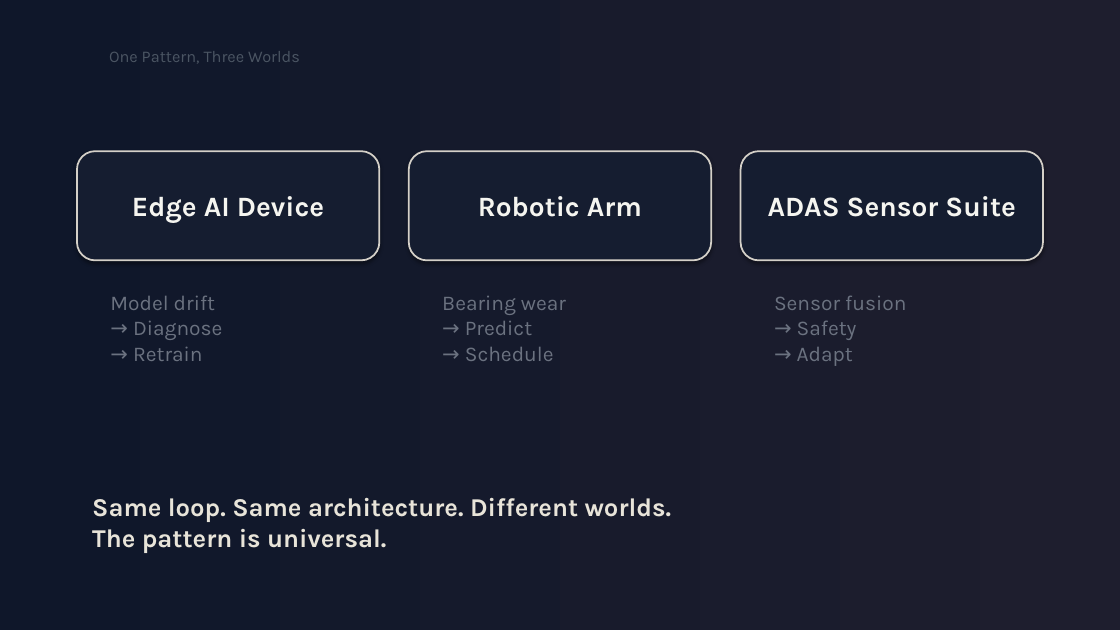
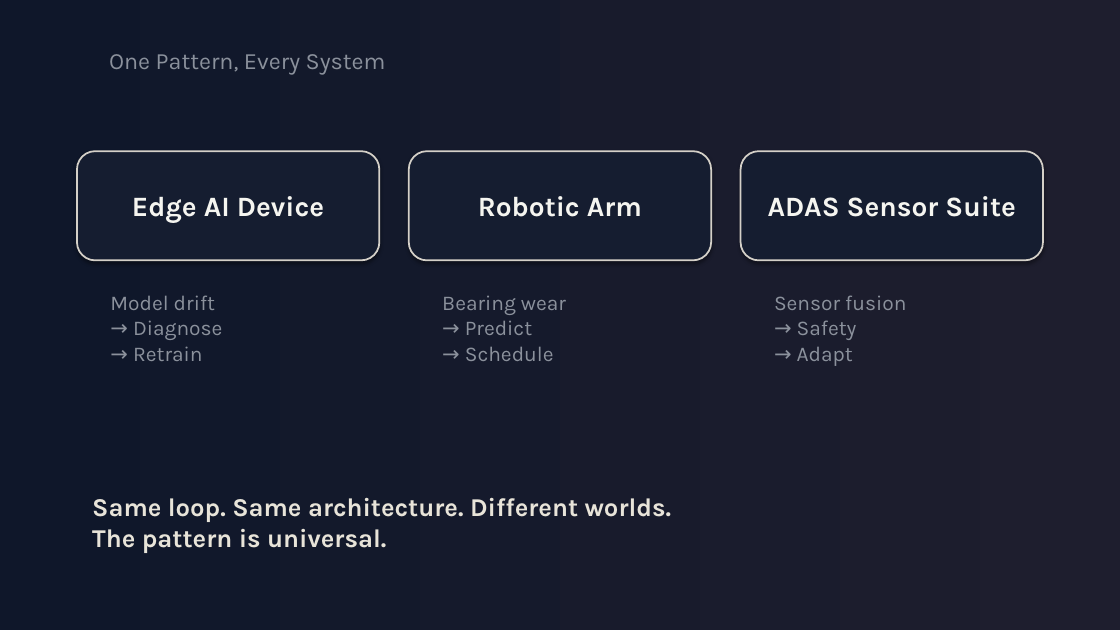
Before and after one commit to Anthony50102/MicroUSPresentation, a slide deck: slide 16 of presentation/presentation-v4-gradient-noir.pptx (slide 15 before the commit). Drawn at 1120x630 pixels with LibreOffice and Linux fonts; fonts in the diff are those of the drawing. Boxes give left, top, right and bottom in pixels: in the first picture for what was removed or moved away, otherwise in the second. Text is boxed around its words. In the diff, an @@ line names an element or a change of style, - is before the commit and + after.

```diff
--- a/presentation/presentation-v4-gradient-noir.pptx
+++ b/presentation/presentation-v4-gradient-noir.pptx
@@ text at box(109, 54, 386, 74): text changed; size 14 to 20 pt; text colour #4B5563 to #8B919C @@
-One Pattern, Three Worlds
+One Pattern, Every System
@@ text colour #6B7280 to #8B919C in 3 elements at box(110, 295, 222, 361), box(442, 296, 566, 361), box(774, 295, 906, 366) @@
```
Also in this commit, not shown: 13 other slides changed, 4 slides added, 2 slides removed, 3 other files.
